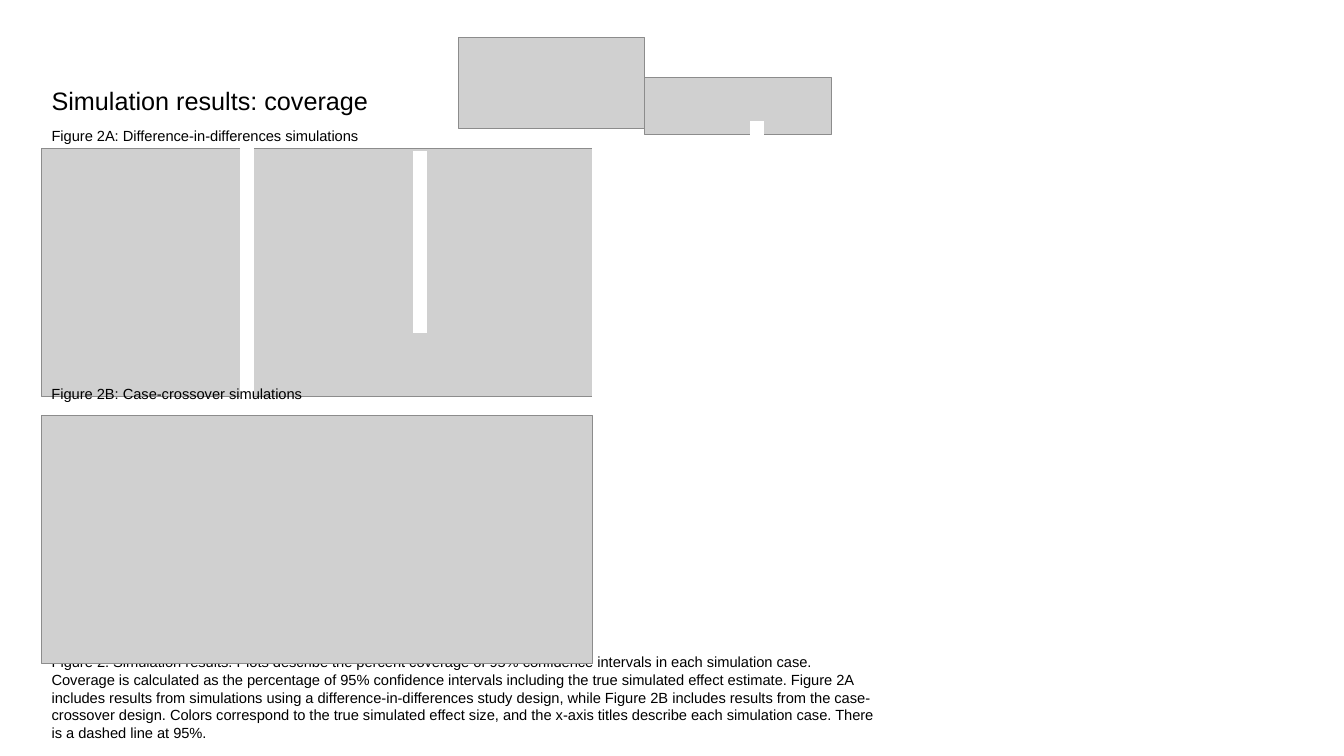
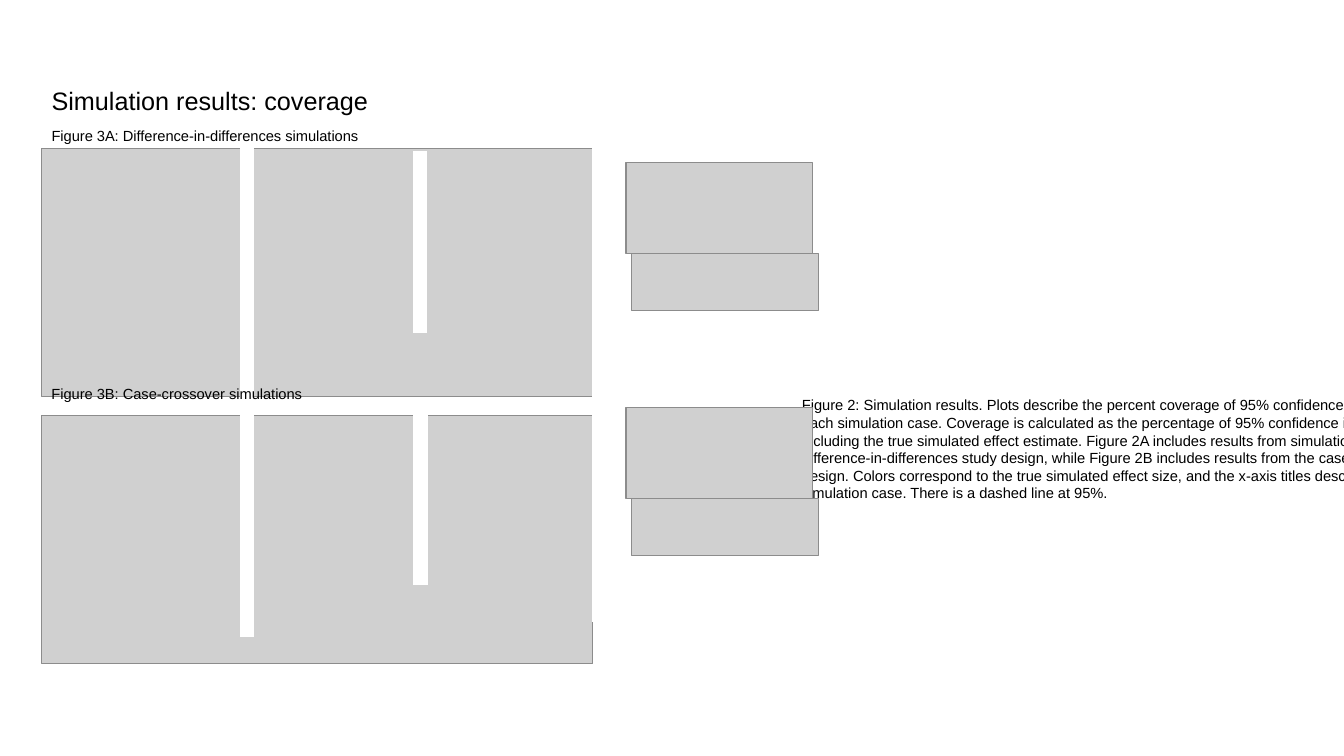
Before and after one commit to heathermcb/power_outage_exposure_simulation, a slide deck: slide 3 of figures/manual figs.pptx. Drawn at 1344x756 pixels with LibreOffice and Linux fonts; fonts in the diff are those of the drawing; grey boxes stand for pictures. Boxes give left, top, right and bottom in pixels: in the first picture for what was removed or moved away, otherwise in the second. Text is boxed around its words. In the diff, an @@ line names an element or a change of style, - is before the commit and + after.

Commit message:
changes to manuscript and figures

```diff
--- a/figures/manual figs.pptx
+++ b/figures/manual figs.pptx
@@ text at [52,130,358,144]: text changed @@
-Figure 2A: Difference-in-differences simulations
+Figure 3A: Difference-in-differences simulations
@@ rectangle removed at [751,121,764,621] @@
@@ rectangle removed at [915,142,929,642] @@
@@ picture: place and size @@
-picture at [459,37,645,128]
+picture at [626,163,813,254]
@@ rectangle removed at [1083,150,1096,650] @@
@@ picture: place and size @@
-picture at [645,78,832,134]
+picture at [632,254,819,311]
@@ text at [51,387,302,402]: text changed @@
-Figure 2B: Case-crossover simulations
+Figure 3B: Case-crossover simulations
@@ picture added at [626,407,813,498] @@
@@ text "Figure 2: Simulation results. Plots ..." rewrapped from [52,656,873,738] to [802,399,1344,502] @@
@@ picture added at [632,499,819,556] @@
```
Also in this commit, not shown: 2 other slides changed, 17 other files.
